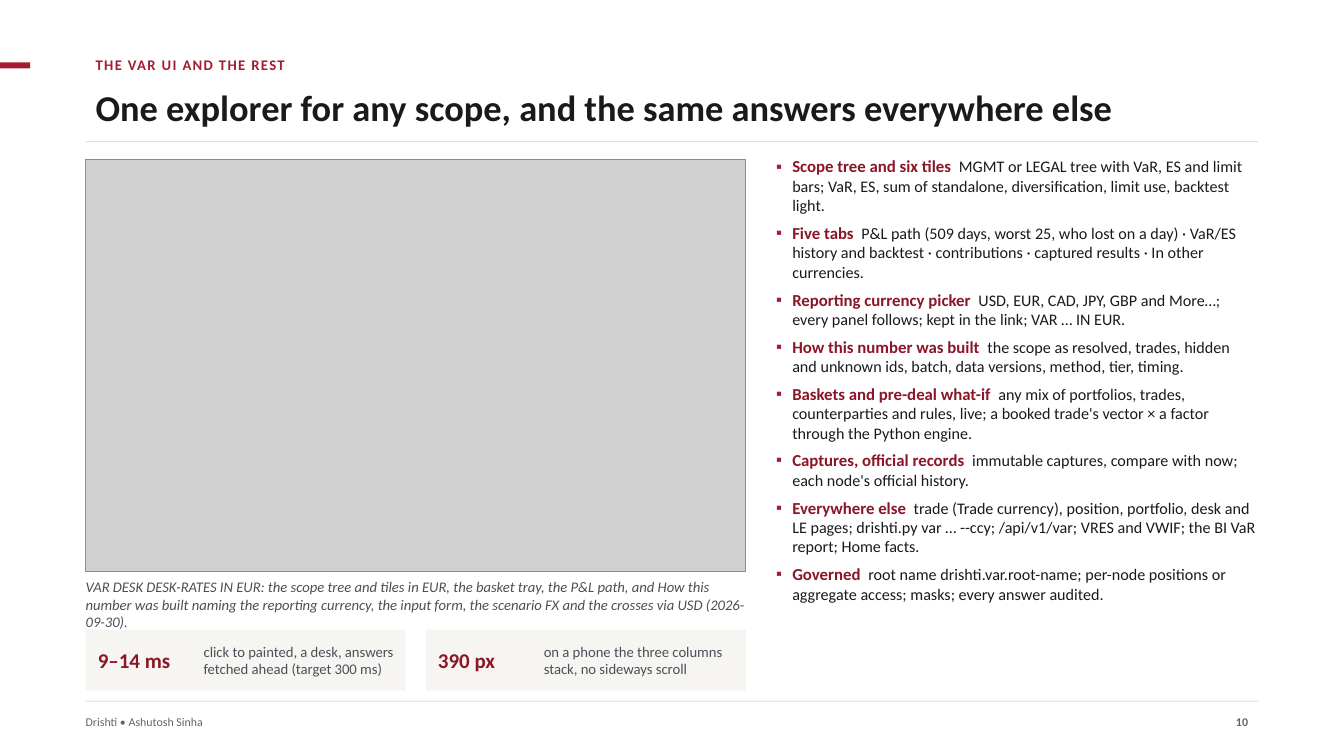
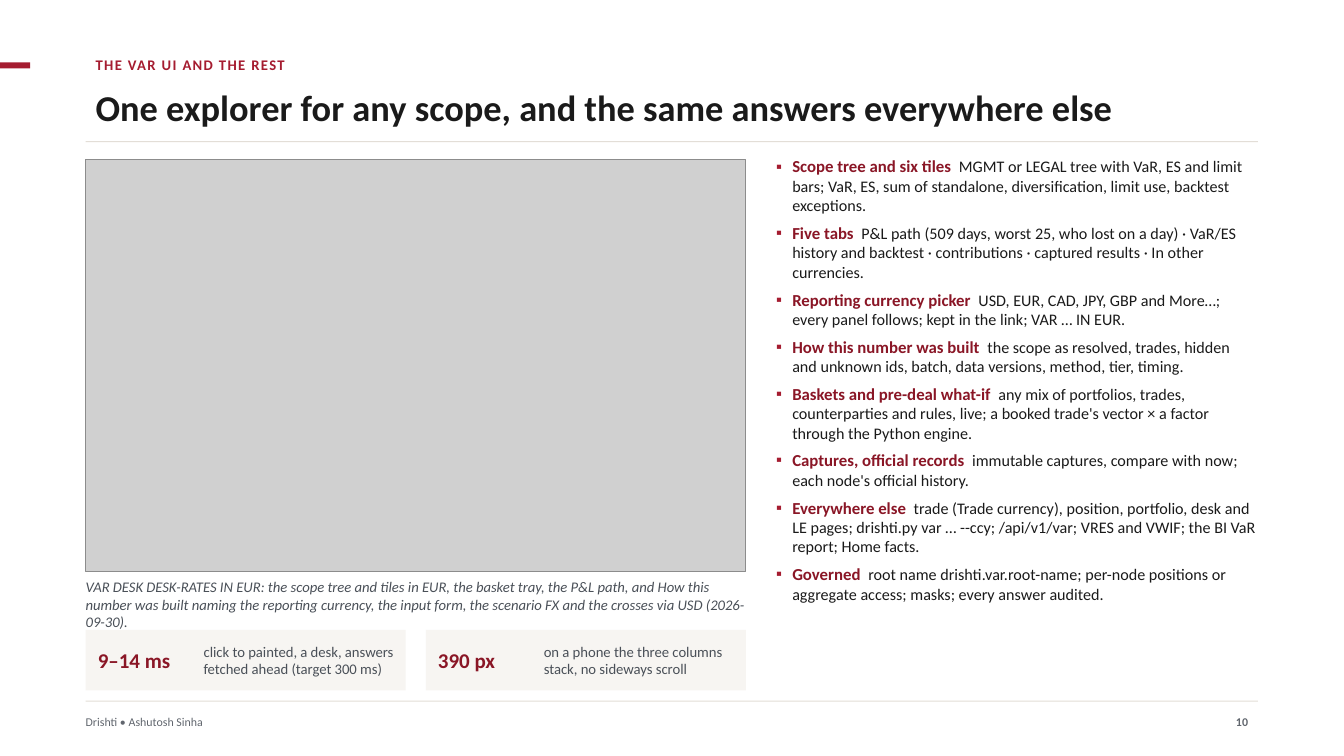
Before and after one commit to ajsinha/drishti, a slide deck: slide 10 of docs/publications/Drishti-VaR-Engine.pptx. Drawn at 1344x756 pixels with LibreOffice and Linux fonts; fonts in the diff are those of the drawing; grey boxes stand for pictures. Boxes give left, top, right and bottom in pixels: in the first picture for what was removed or moved away, otherwise in the second. Text is boxed around its words. In the diff, an @@ line names an element or a change of style, - is before the commit and + after.

```diff
--- a/docs/publications/Drishti-VaR-Engine.pptx
+++ b/docs/publications/Drishti-VaR-Engine.pptx
@@ text at bbox=[792, 160, 1242, 214]: text changed @@
-▪ Scope tree and six tiles MGMT or LEGAL tree with VaR, ES and limit bars; VaR, ES, sum of standalone, diversification, limit use, backtest light.
+▪ Scope tree and six tiles MGMT or LEGAL tree with VaR, ES and limit bars; VaR, ES, sum of standalone, diversification, limit use, backtest exceptions.
```
Also in this commit, not shown: 1 other slide changed, 1 other file.
